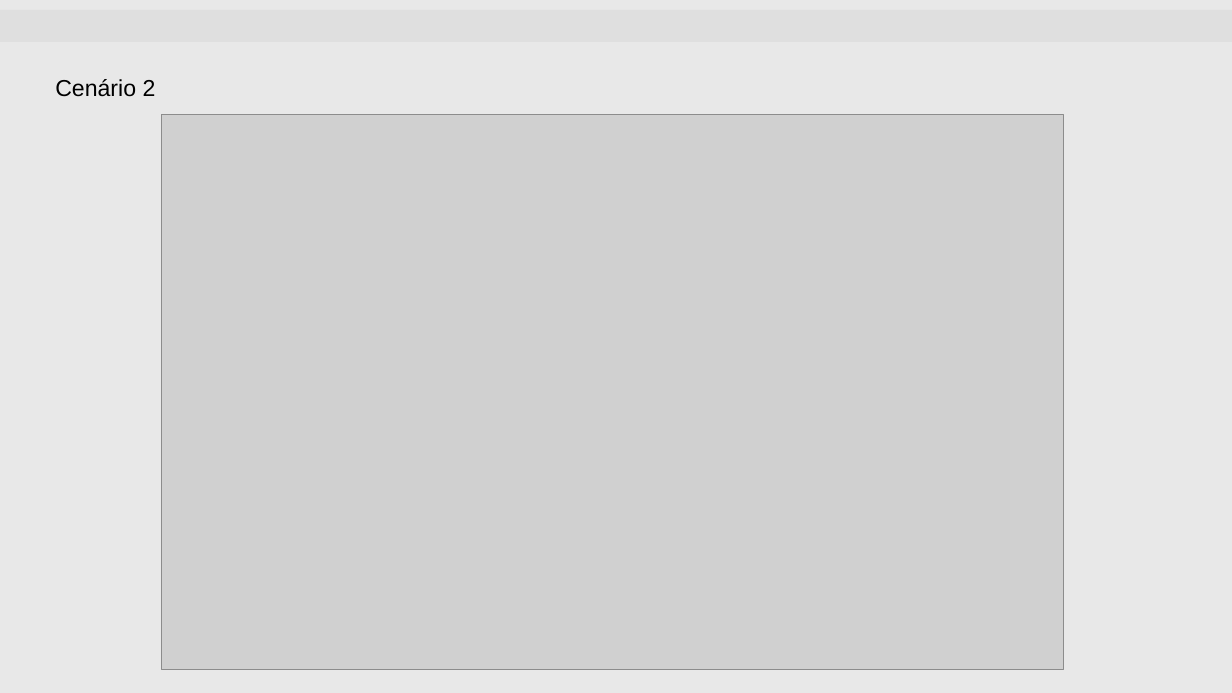
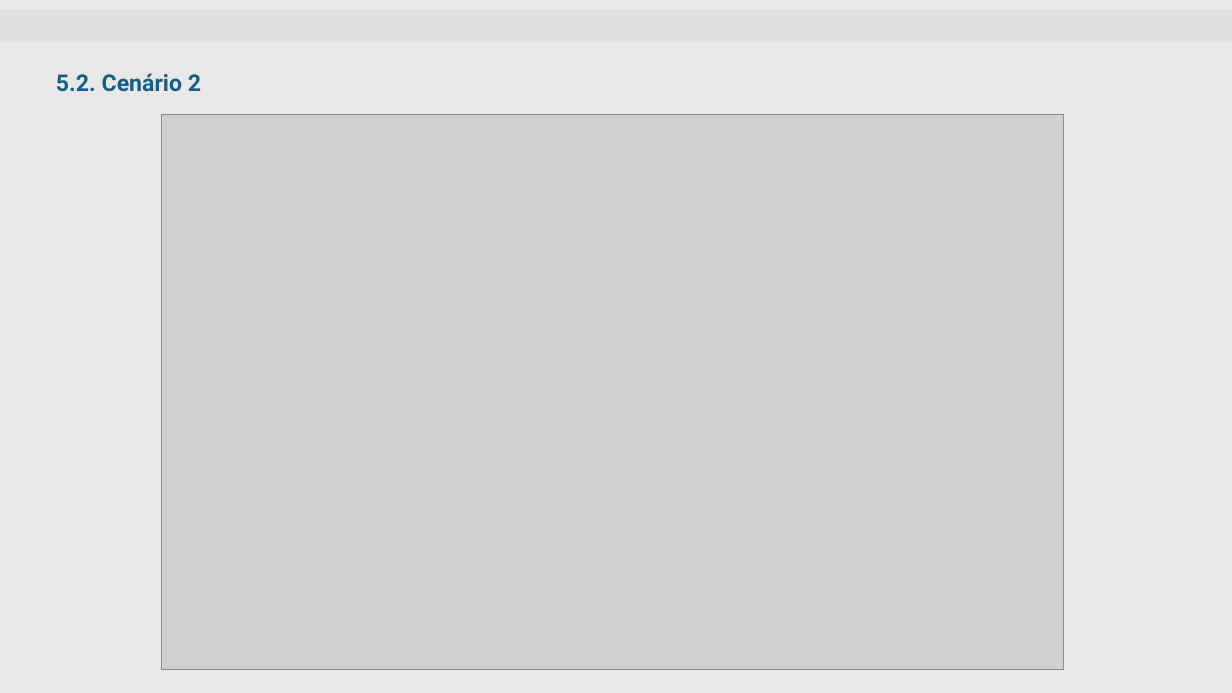
Before and after one commit to mattedi/Simulacao-2026, a slide deck: slide 22 of GuilhermeBackLucasFritzke/Template_Semnario_Grupo_Guilherme_Lucas_Atual.pptx. Drawn at 1232x693 pixels with LibreOffice and Linux fonts; fonts in the diff are those of the drawing; grey boxes stand for pictures; background and template pictures are left out. Boxes give left, top, right and bottom in pixels: in the first picture for what was removed or moved away, otherwise in the second. Text is boxed around its words. In the diff, an @@ line names an element or a change of style, - is before the commit and + after.

```diff
--- a/GuilhermeBackLucasFritzke/Template_Semnario_Grupo_Guilherme_Lucas_Atual.pptx
+++ b/GuilhermeBackLucasFritzke/Template_Semnario_Grupo_Guilherme_Lucas_Atual.pptx
@@ text at (x1=56, y1=73, x2=201, y2=92): text changed; font Arial to Roboto; text colour #000000 to #156082; bold on @@
-Cenário 2
+5.2. Cenário 2
```
Also in this commit, not shown: 3 other slides changed, 3 slides added, 3 slides removed.
